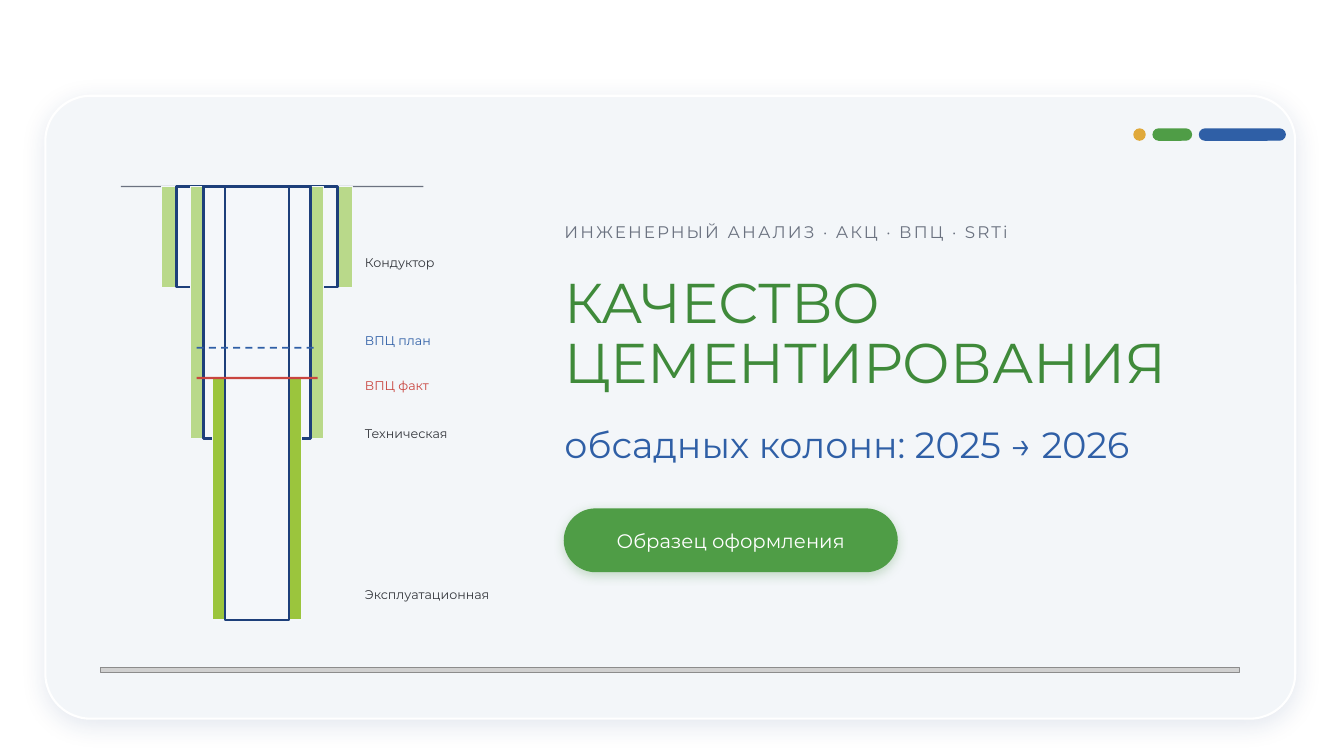
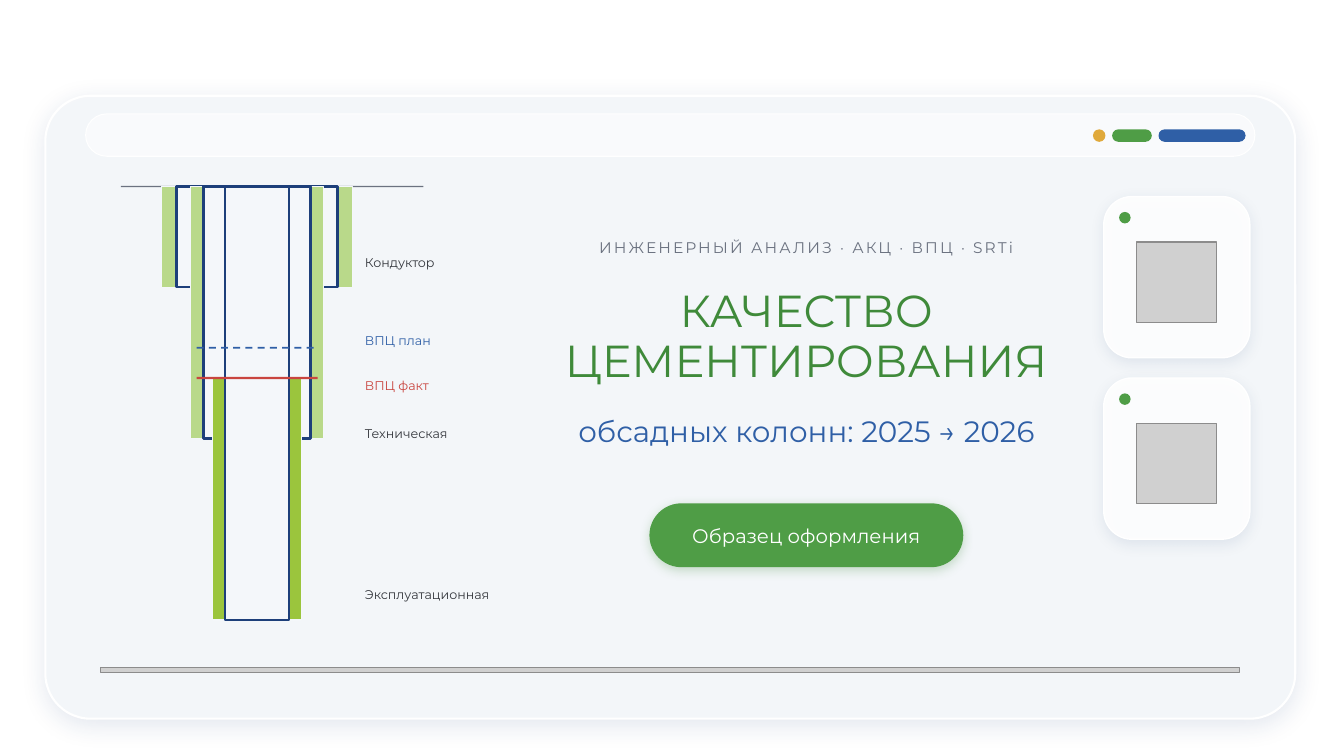
Before and after one commit to cifroai/nestro, a slide deck: slide 1 of cementing_2025_2026/output/style_sample.pptx. Drawn at 1344x756 pixels with LibreOffice and Linux fonts; fonts in the diff are those of the drawing; grey boxes stand for pictures; background and template pictures are left out. Boxes give left, top, right and bottom in pixels: in the first picture for what was removed or moved away, otherwise in the second. Text is boxed around its words. In the diff, an @@ line names an element or a change of style, - is before the commit and + after.

```diff
--- a/cementing_2025_2026/output/style_sample.pptx
+++ b/cementing_2025_2026/output/style_sample.pptx
@@ rounded rectangle added at (x1=86, y1=114, x2=1255, y2=156), fill #FFFFFF at 55% opacity, outline #FFFFFF 0.75 pt @@
@@ 2 rounded rectangles, 1 ellipse moved together from (x1=1134, y1=129, x2=1286, y2=140) to (x1=1094, y1=130, x2=1245, y2=141) @@
@@ rounded rectangle added at (x1=1104, y1=197, x2=1250, y2=358), fill #FFFFFF at 90% opacity, outline #FFFFFF 1 pt @@
@@ text "ИНЖЕНЕРНЫЙ АНАЛИЗ · АКЦ · ..." moved from (x1=564, y1=223, x2=1008, y2=241) to (x1=599, y1=239, x2=1013, y2=256) @@
@@ text "ИНЖЕНЕРНЫЙ АНАЛИЗ · АКЦ · ..." at (x1=599, y1=239, x2=1013, y2=256): size 12 to 11 pt; alignment left to centre @@
@@ ellipse added at (x1=1120, y1=213, x2=1130, y2=223), fill #4F9D46, outline #4F9D46 1 pt @@
@@ picture added at (x1=1137, y1=242, x2=1218, y2=323) @@
@@ text "КАЧЕСТВО" moved from (x1=564, y1=283, x2=1166, y2=392) to (x1=565, y1=295, x2=1048, y2=385) @@
@@ text "КАЧЕСТВО" at (x1=565, y1=295, x2=1048, y2=385): size 40 to 32 pt; alignment left to centre; line spacing 0.9 to 0.92 @@
@@ rounded rectangle added at (x1=1104, y1=378, x2=1250, y2=539), fill #FFFFFF at 90% opacity, outline #FFFFFF 1 pt @@
@@ text "обсадных колонн: 2025 → 2026" moved from (x1=564, y1=430, x2=1130, y2=463) to (x1=578, y1=420, x2=1035, y2=446) @@
@@ text "обсадных колонн: 2025 → 2026" at (x1=578, y1=420, x2=1035, y2=446): size 26 to 21 pt; alignment left to centre @@
@@ ellipse added at (x1=1120, y1=394, x2=1130, y2=404), fill #4F9D46, outline #4F9D46 1 pt @@
@@ picture added at (x1=1137, y1=423, x2=1218, y2=504) @@
@@ text "Образец оформления" moved from (x1=617, y1=533, x2=845, y2=552) to (x1=692, y1=528, x2=921, y2=547) @@
@@ rounded rectangle resized from (x1=565, y1=509, x2=897, y2=572) to (x1=650, y1=504, x2=963, y2=567) @@
```
Also in this commit, not shown: 3 other slides changed, 8 other files.
